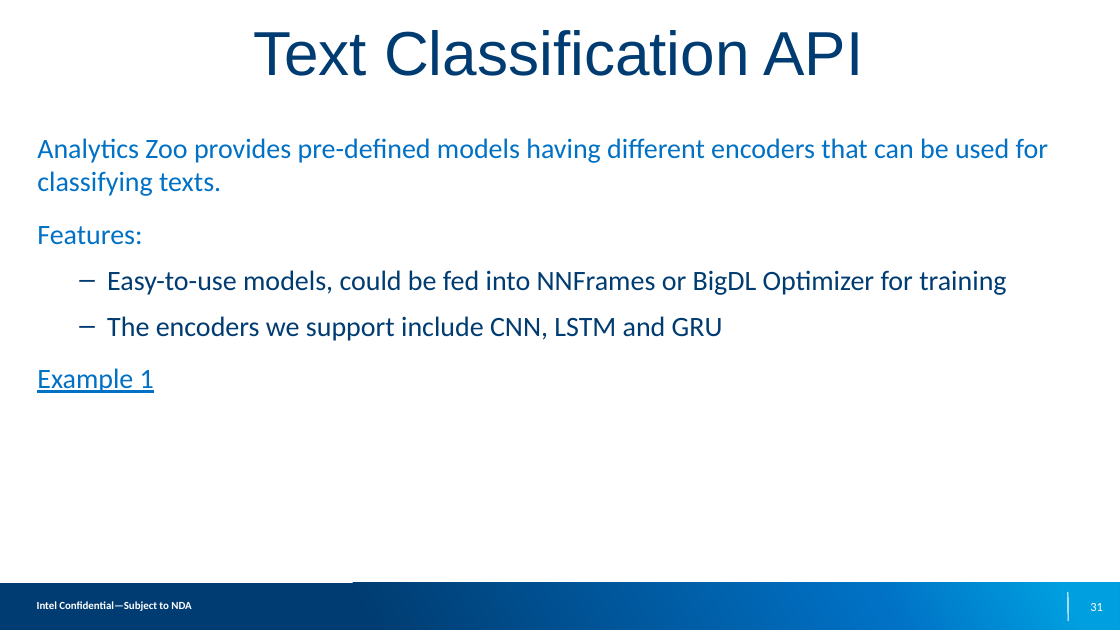
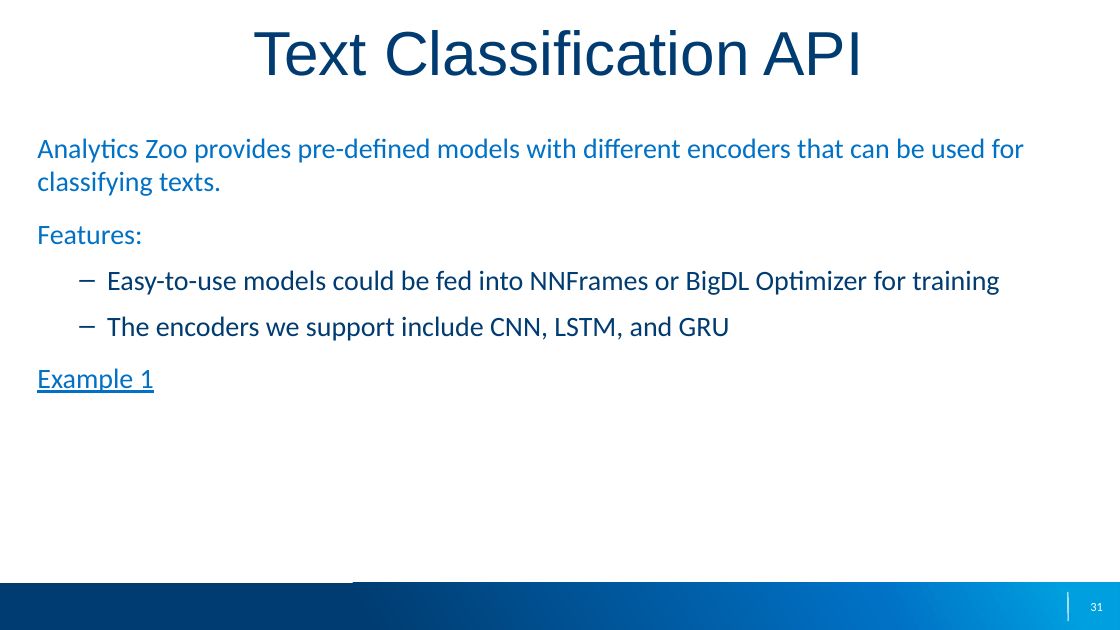
Before and after one commit to elephantscale/intel-analytics-zoo-tutorials, a slide deck: slide 31 of slides/1-Analytics-Zoo-Overview.pptx. Drawn at 1120x630 pixels with LibreOffice and Linux fonts; fonts in the diff are those of the drawing; background and template pictures are left out. Boxes give left, top, right and bottom in pixels: in the first picture for what was removed or moved away, otherwise in the second. Text is boxed around its words. In the diff, an @@ line names an element or a change of style, - is before the commit and + after.

Commit message:
fix overview slides [2]
- incorporated Intel feedback
- taken care of of copyright signs

```diff
--- a/slides/1-Analytics-Zoo-Overview.pptx
+++ b/slides/1-Analytics-Zoo-Overview.pptx
@@ text at box(37, 138, 1024, 196): text changed @@
-Analytics Zoo provides pre-defined models having different encoders that can be used for classifying texts.
+Analytics Zoo provides pre-defined models with different encoders that can be used for classifying texts.
@@ text at box(107, 270, 999, 341): text changed @@
-    – Easy-to-use models, could be fed into NNFrames or BigDL Optimizer for training
-    – The encoders we support include CNN, LSTM and GRU
+    – Easy-to-use models could be fed into NNFrames or BigDL Optimizer for training
+    – The encoders we support include CNN, LSTM, and GRU
@@ text removed at box(37, 601, 191, 611) @@
-Intel Confidential—Subject to NDA
```
Also in this commit, not shown: 40 other slides changed, 1 slide added, 1 slide removed.
